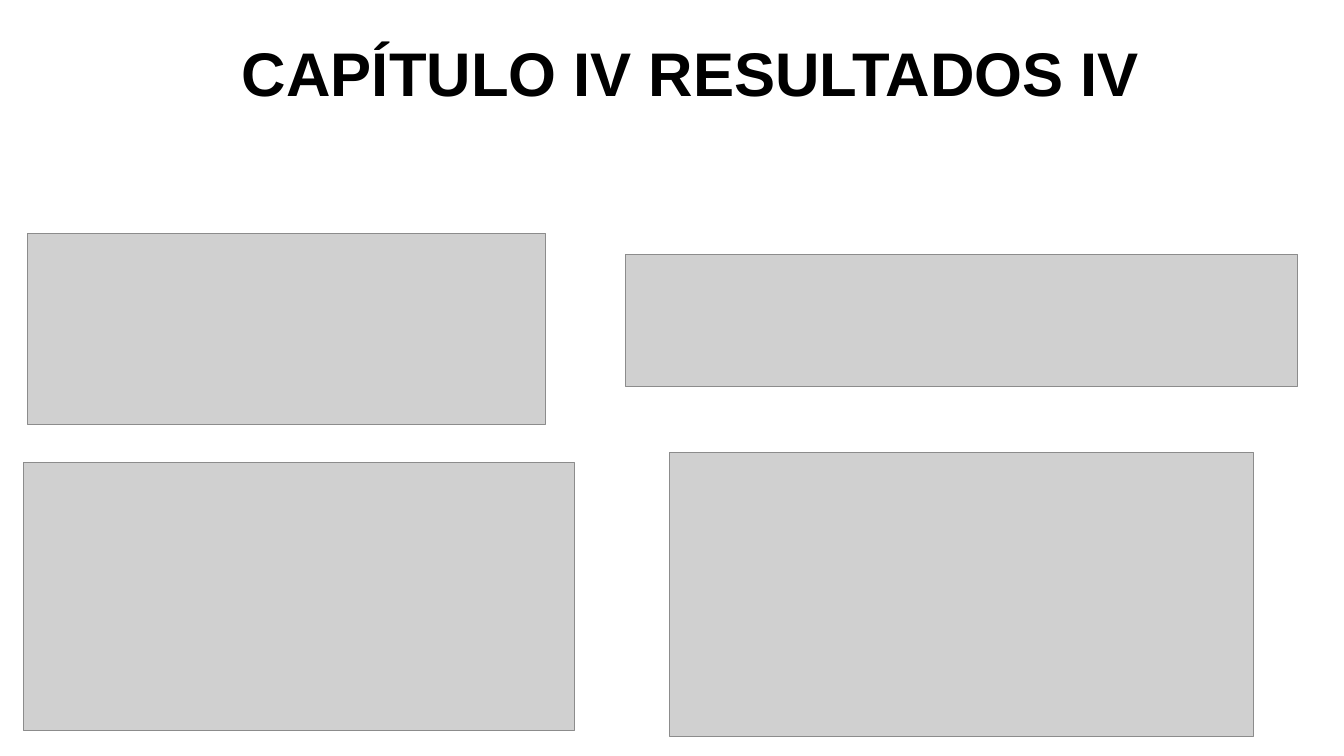
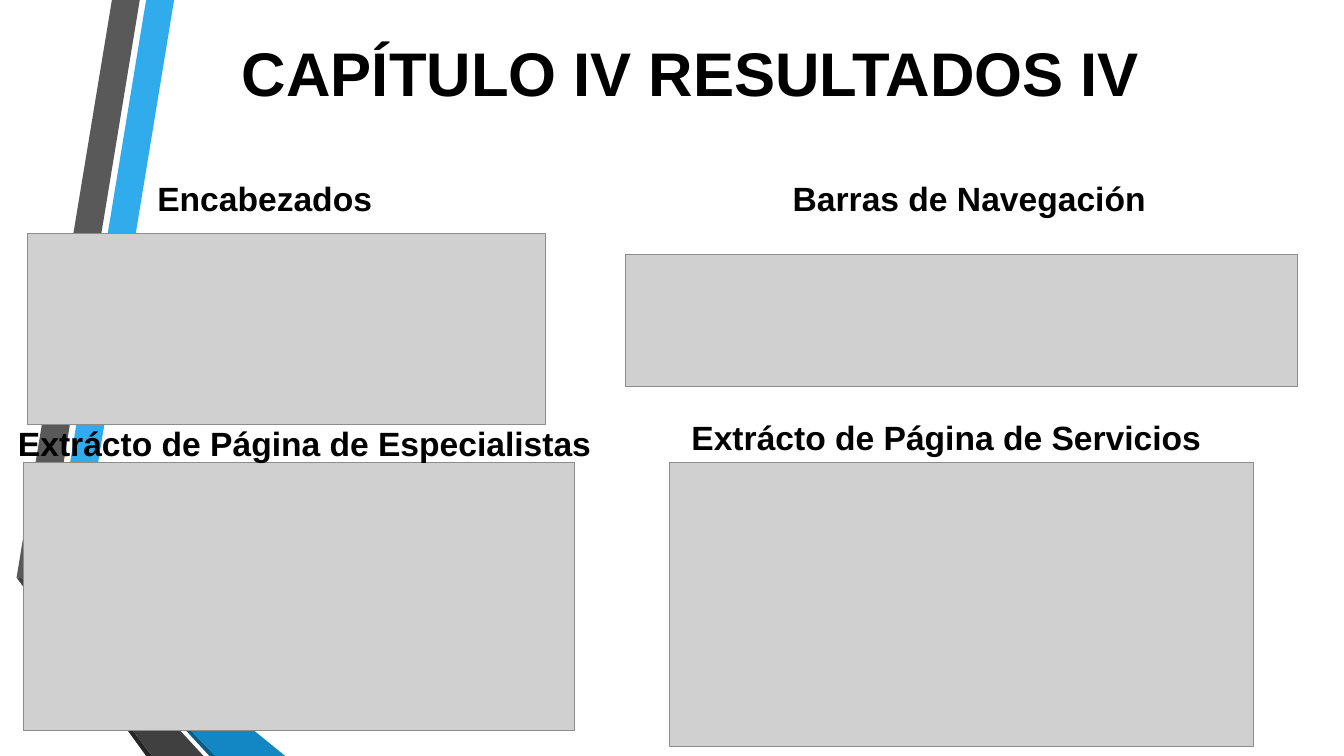
Before and after one commit to Aj4Mc/Pasantia, a slide deck: slide 12 of Presentacion servicio comunitario.pptm. Drawn at 1344x756 pixels with LibreOffice and Linux fonts; fonts in the diff are those of the drawing; grey boxes stand for pictures; background and template pictures are left out. Boxes give left, top, right and bottom in pixels: in the first picture for what was removed or moved away, otherwise in the second. Text is boxed around its words. In the diff, an @@ line names an element or a change of style, - is before the commit and + after.

```diff
--- a/Presentacion servicio comunitario.pptm
+++ b/Presentacion servicio comunitario.pptm
@@ text added at <box>157,186,372,212</box>, 24 pt, text #000000, bold @@
+Encabezados
@@ text added at <box>793,186,1146,218</box>, 24 pt, text #000000, bold @@
+Barras de Navegación
@@ text added at <box>18,429,591,463</box>, 24 pt, text #000000, bold @@
+Extrácto de Página de Especialistas
@@ text added at <box>691,425,1201,457</box>, 24 pt, text #000000, bold @@
+Extrácto de Página de Servicios
@@ picture: place and size @@
-picture at <box>670,453,1254,737</box>
+picture at <box>670,463,1254,747</box>
@@ group added at <box>16,0,285,756</box>: 6 freeform shapes @@
```
Also in this commit, not shown: 13 other slides changed.
